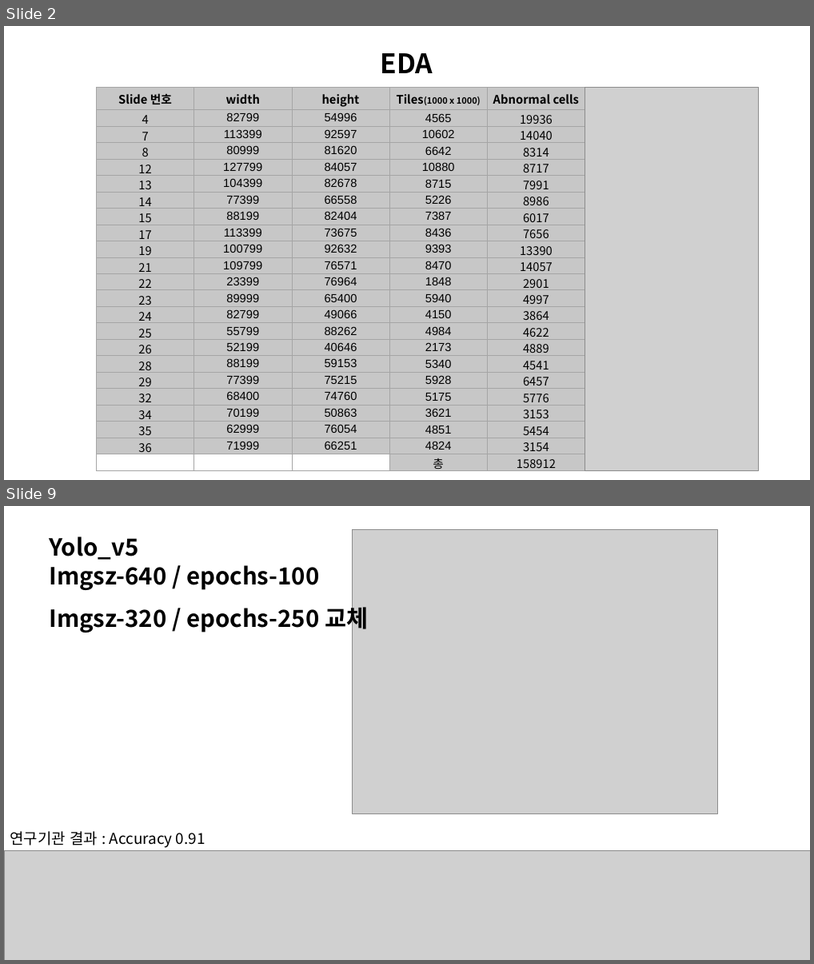
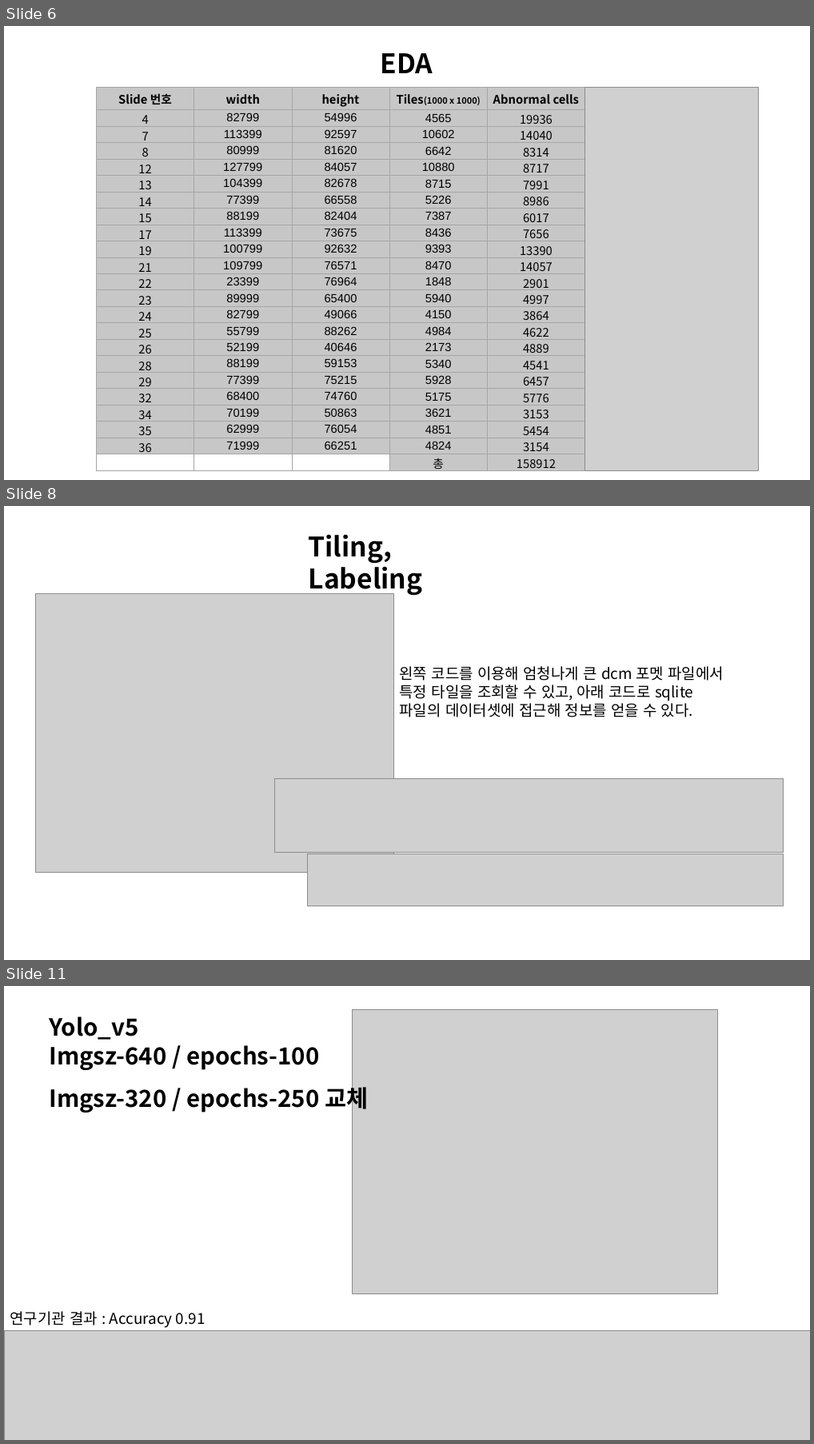
Before and after one commit to hslee4716/CCMCT, a slide deck: 발표자료/CCMCT_중간발표.pptx. Shown one above the other, each under a label of ours: slides 2 and 9 before the commit, slides 6, 8 and 11 after it; the slides between them are not shown. The pictures are 814x964 and 814x1444 pixels, drawn with LibreOffice and Linux fonts; fonts in the diff are those of the drawing; grey boxes stand for pictures. Boxes give left, top, right and bottom in pixels: in the first picture for what was removed or moved away, otherwise in the second. Text is boxed around its words. In the diff, an @@ line names an element or a change of style, - is before the commit and + after.

```diff
--- a/발표자료/CCMCT_중간발표.pptx
+++ b/발표자료/CCMCT_중간발표.pptx
@@ slide 8 added at box(4, 506, 810, 960), background #FFFFFF @@
@@ text added at box(309, 534, 423, 596), 32 pt, text #000000, bold @@
+Tiling, Labeling
@@ picture added at box(35, 594, 394, 872) @@
@@ text added at box(400, 666, 724, 717), 18 pt, text #000000 @@
+왼쪽 코드를 이용해 엄청나게 큰 dcm 포멧 파일에서 특정 타일을 조회할 수 있고, 아래 코드로 sqlite파일의 데이터셋에 접근해 정보를 얻을 수 있다.
@@ picture added at box(274, 778, 783, 852) @@
@@ picture added at box(308, 854, 784, 905) @@
@@ what was slide 2 is now slide 6 @@
@@ what was slide 9 is now slide 11 @@
```
Also in this commit, not shown: 5 slides changed, 3 other slides added, 2 slides removed, 20 other files.
